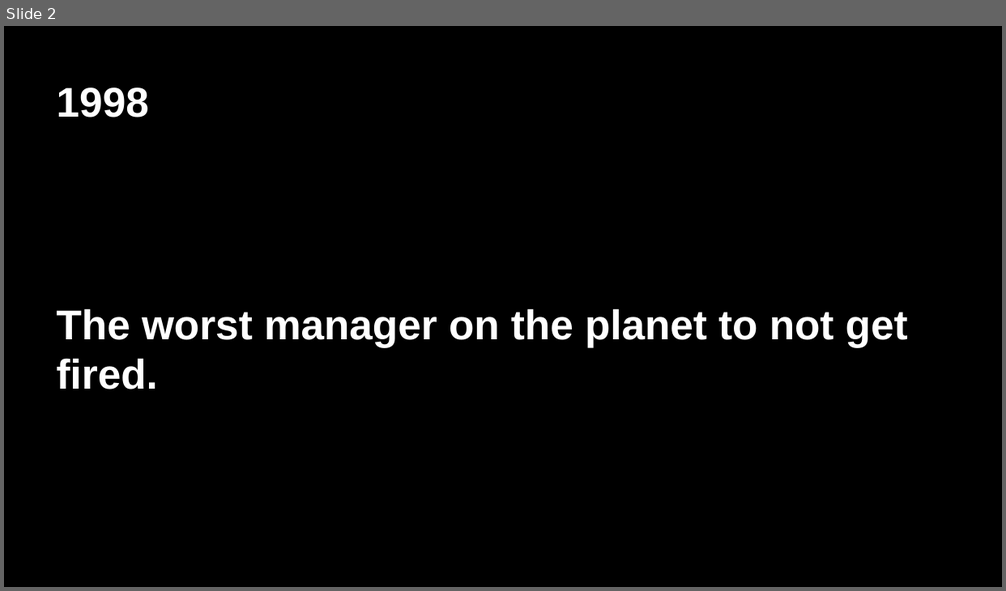
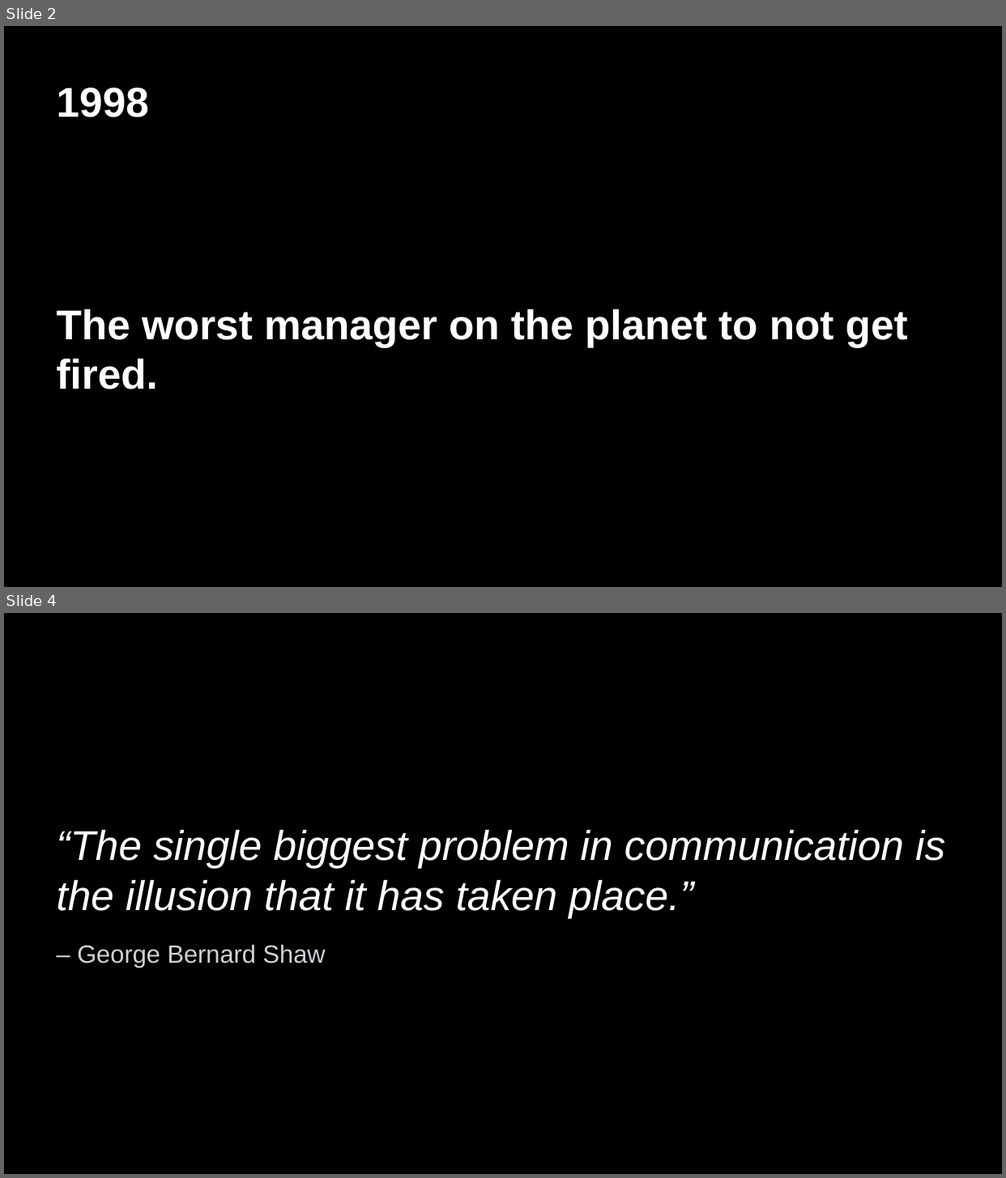
Before and after one commit to ivonnyssen/2026-0111, a slide deck: talk.pptx. Shown one above the other, each under a label of ours: slide 2 before the commit, slides 2 and 4 after it; the slides between them are not shown. The pictures are 1006x591 and 1006x1178 pixels, drawn with LibreOffice and Linux fonts; fonts in the diff are those of the drawing. Boxes give left, top, right and bottom in pixels: in the first picture for what was removed or moved away, otherwise in the second. Text is boxed around its words. In the diff, an @@ line names an element or a change of style, - is before the commit and + after.

```diff
--- a/talk.pptx
+++ b/talk.pptx
@@ slide 4 added at (x1=4, y1=613, x2=1002, y2=1174), background #000000 @@
@@ text added at (x1=57, y1=829, x2=945, y2=968), 40 pt, text #FFFFFF, italic @@
+“The single biggest problem in communication is the illusion that it has taken place.”
+– George Bernard Shaw
```
Also in this commit, not shown: 11 slides changed, 1 slide removed, 35 other files.
